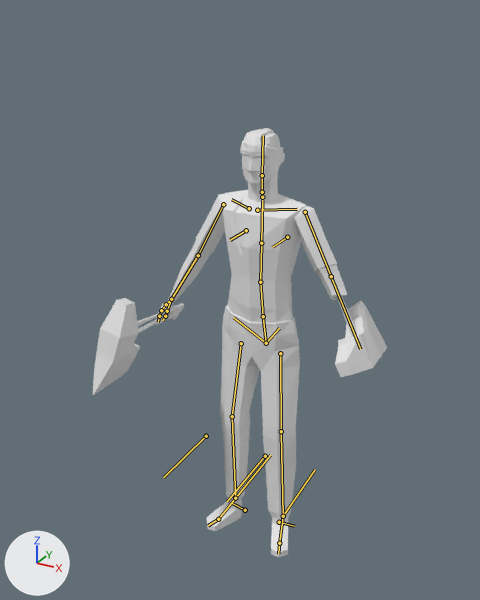
The Blender file salemstalker/Assets/3D/charatermodel/lumberjack.blend: old version first, new version second.
The view is the same before and after, from a 50 mm camera at (1.14, -2.25, 2.28) aimed at (-0.05, -0.08, 1.19). The lights are fixed; the arrows at lower left show +X, +Y and +Z. The bones that bend it are drawn over the model as lines.

Objects in the first picture: 'arms', 'axe', 'axe_arm', 'body', 'head', 'skeleton'.
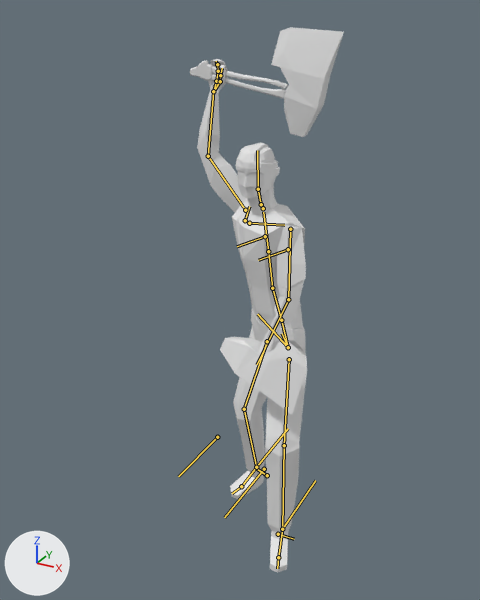
The newer file adds an action. The first version stands in its rest pose; the second is drawn at frame 14 of the action 'attack'.

Location of each change, (x1, y1, x2, y2) in pixels of the pictures (480 x 600 px):
'body', posed (23% narrower)
    before: (206, 190, 306, 557)
    after: (230, 200, 307, 573)
'axe', posed (68% wider, 13% taller)
    before: (93, 298, 184, 395)
    after: (190, 27, 344, 137)
'arms', posed (43% narrower, 103% taller)
    before: (155, 194, 347, 325)
    after: (197, 59, 306, 326)
'axe_arm', posed (66% wider)
    before: (335, 301, 387, 377)
    after: (220, 337, 307, 415)
'head', posed
    before: (240, 128, 285, 202)
    after: (235, 143, 280, 215)
'skeleton', posed
    before: (337, 297, 357, 336)
    after: (259, 316, 282, 353)
bone 'spine', root to tip
    before: (266, 343) to (263, 316)
    after: (288, 347) to (281, 320)
bone 'spine.001', root to tip
    before: (263, 316) to (260, 282)
    after: (281, 320) to (272, 288)
bone 'spine.002', root to tip
    before: (260, 282) to (261, 243)
    after: (272, 288) to (268, 251)
bone 'spine.006', root to tip
    before: (262, 175) to (263, 135)
    after: (258, 189) to (257, 150)
bone 'upper_arm.L', root to tip
    before: (223, 204) to (198, 255)
    after: (245, 210) to (208, 156)
bone 'forearm.L', root to tip
    before: (198, 255) to (171, 299)
    after: (208, 156) to (213, 91)
bone 'hand.L', root to tip
    before: (171, 299) to (166, 304)
    after: (213, 91) to (216, 81)
bone 'hand.L.003', root to tip
    before: (166, 304) to (161, 310)
    after: (216, 81) to (218, 71)
bone 'hand.L.001', root to tip
    before: (161, 310) to (159, 316)
    after: (218, 71) to (217, 64)
bone 'hand.L.002', root to tip
    before: (159, 316) to (158, 322)
    after: (217, 64) to (216, 61)
bone 'upper_arm.R', root to tip
    before: (305, 212) to (331, 276)
    after: (290, 229) to (288, 299)
bone 'forearm.R', root to tip
    before: (331, 276) to (360, 349)
    after: (288, 299) to (257, 364)
bone 'shin.R.001', root to tip
    before: (283, 516) to (315, 469)
    after: (282, 529) to (315, 480)
bone 'shin.L.001', root to tip
    before: (235, 498) to (270, 455)
    after: (256, 467) to (288, 428)
bone 'thigh.L.001', root to tip
    before: (206, 436) to (163, 477)
    after: (217, 437) to (178, 476)

The change, as a list of edits to the scene's bpy script:
```text
Change bone_spine:
    where bone_spine = bpy.data.objects['metarig'].pose.bones['spine']
    bone_spine.location: (0.0, 0.0, 0.0) -> (0.065, -0.067, -0.074)
    bone_spine.rotation_quaternion: (1.0, 0.0, 0.0, 0.0) -> (0.956, 0.0, -0.286, 0.074)  # degrees (0, 0, 0) -> degrees (-3, -33, 10)
Change bone_spine_001:
    where bone_spine_001 = bpy.data.objects['metarig'].pose.bones['spine.001']  # child of 'spine'
    bone_spine_001.rotation_quaternion: (1.0, 0.0, 0.0, 0.0) -> (0.998, 0.067, 0.003, -0.005)  # degrees (0, 0, 0) -> degrees (8, 0, 0)
Change bone_spine_002:
    where bone_spine_002 = bpy.data.objects['metarig'].pose.bones['spine.002']  # child of 'spine.001'
    bone_spine_002.rotation_quaternion: (1.0, 0.0, 0.0, 0.0) -> (1.0, 0.022, -0.002, 0.002)  # degrees (0, 0, 0) -> degrees (2, 0, 0)
Change bone_spine_006:
    where bone_spine_006 = bpy.data.objects['metarig'].pose.bones['spine.006']  # child of 'spine.005'
    bone_spine_006.rotation_quaternion: (1.0, 0.0, 0.0, 0.0) -> (0.955, -0.048, 0.293, -0.022)  # degrees (0, 0, 0) -> degrees (-7, 34, -5)
Change bone_upper_arm_l:
    where bone_upper_arm_l = bpy.data.objects['metarig'].pose.bones['upper_arm.L']  # child of 'shoulder.L'
    bone_upper_arm_l.rotation_quaternion: (1.0, 0.0, 0.0, 0.0) -> (0.231, -0.576, 0.424, -0.66)  # degrees (0, 0, 0) -> degrees (-91, -34, -106)
Change bone_forearm_l:
    where bone_forearm_l = bpy.data.objects['metarig'].pose.bones['forearm.L']  # child of 'upper_arm.L'
    bone_forearm_l.rotation_quaternion: (1.0, 0.0, 0.0, 0.0) -> (0.928, -0.117, -0.157, -0.319)  # degrees (0, 0, 0) -> degrees (-7, -21, -37)
Change bone_hand_l:
    where bone_hand_l = bpy.data.objects['metarig'].pose.bones['hand.L']  # child of 'forearm.L'
    bone_hand_l.rotation_quaternion: (1.0, 0.0, 0.0, 0.0) -> (0.993, -0.067, -0.013, 0.099)  # degrees (0, 0, 0) -> degrees (-8, -1, 11)
Change bone_hand_l_003:
    where bone_hand_l_003 = bpy.data.objects['metarig'].pose.bones['hand.L.003']  # child of 'hand.L'
    bone_hand_l_003.rotation_quaternion: (1.0, 0.0, 0.0, 0.0) -> (0.986, 0.091, 0.02, -0.141)  # degrees (0, 0, 0) -> degrees (10, 4, -16)
Change bone_hand_l_001:
    where bone_hand_l_001 = bpy.data.objects['metarig'].pose.bones['hand.L.001']  # child of 'hand.L.003'
    bone_hand_l_001.rotation_quaternion: (1.0, 0.0, 0.0, 0.0) -> (0.995, 0.05, 0.016, -0.086)  # degrees (0, 0, 0) -> degrees (6, 2, -10)
Change bone_hand_l_002:
    where bone_hand_l_002 = bpy.data.objects['metarig'].pose.bones['hand.L.002']  # child of 'hand.L.001'
    bone_hand_l_002.rotation_quaternion: (1.0, 0.0, 0.0, 0.0) -> (0.968, 0.114, 0.037, -0.222)  # degrees (0, 0, 0) -> degrees (12, 7, -25)
Change bone_upper_arm_r:
    where bone_upper_arm_r = bpy.data.objects['metarig'].pose.bones['upper_arm.R']  # child of 'shoulder.R'
    bone_upper_arm_r.rotation_quaternion: (1.0, 0.0, 0.0, 0.0) -> (0.887, -0.067, 0.427, 0.164)  # degrees (0, 0, 0) -> degrees (2, 51, 22)
Change bone_forearm_r:
    where bone_forearm_r = bpy.data.objects['metarig'].pose.bones['forearm.R']  # child of 'upper_arm.R'
    bone_forearm_r.rotation_quaternion: (1.0, 0.0, 0.0, 0.0) -> (0.975, -0.086, 0.042, 0.199)  # degrees (0, 0, 0) -> degrees (-9, 7, 23)
Change bone_shin_r_001:
    where bone_shin_r_001 = bpy.data.objects['metarig'].pose.bones['shin.R.001']
    bone_shin_r_001.location: (0.0, 0.0, 0.0) -> (0.035, -0.079, -0.001)
Change bone_shin_l_001:
    where bone_shin_l_001 = bpy.data.objects['metarig'].pose.bones['shin.L.001']
    bone_shin_l_001.location: (0.0, 0.0, 0.0) -> (-0.021, 0.265, -0.004)
Change bone_thigh_l_001:
    where bone_thigh_l_001 = bpy.data.objects['metarig'].pose.bones['thigh.L.001']  # child of 'shin.L.001'
    bone_thigh_l_001.location: (0.0, 0.0, 0.0) -> (0.013, 0.147, 0.082)
```
